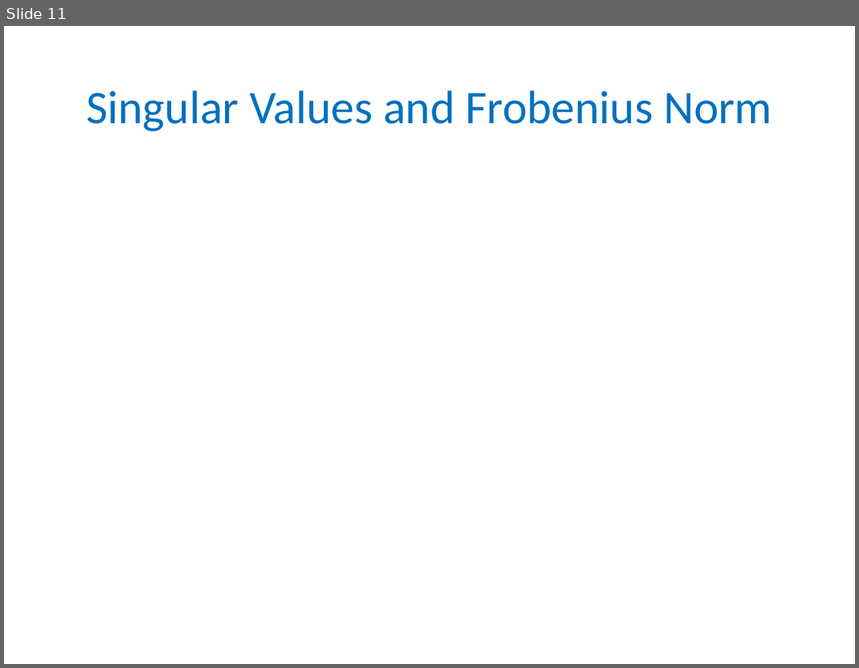
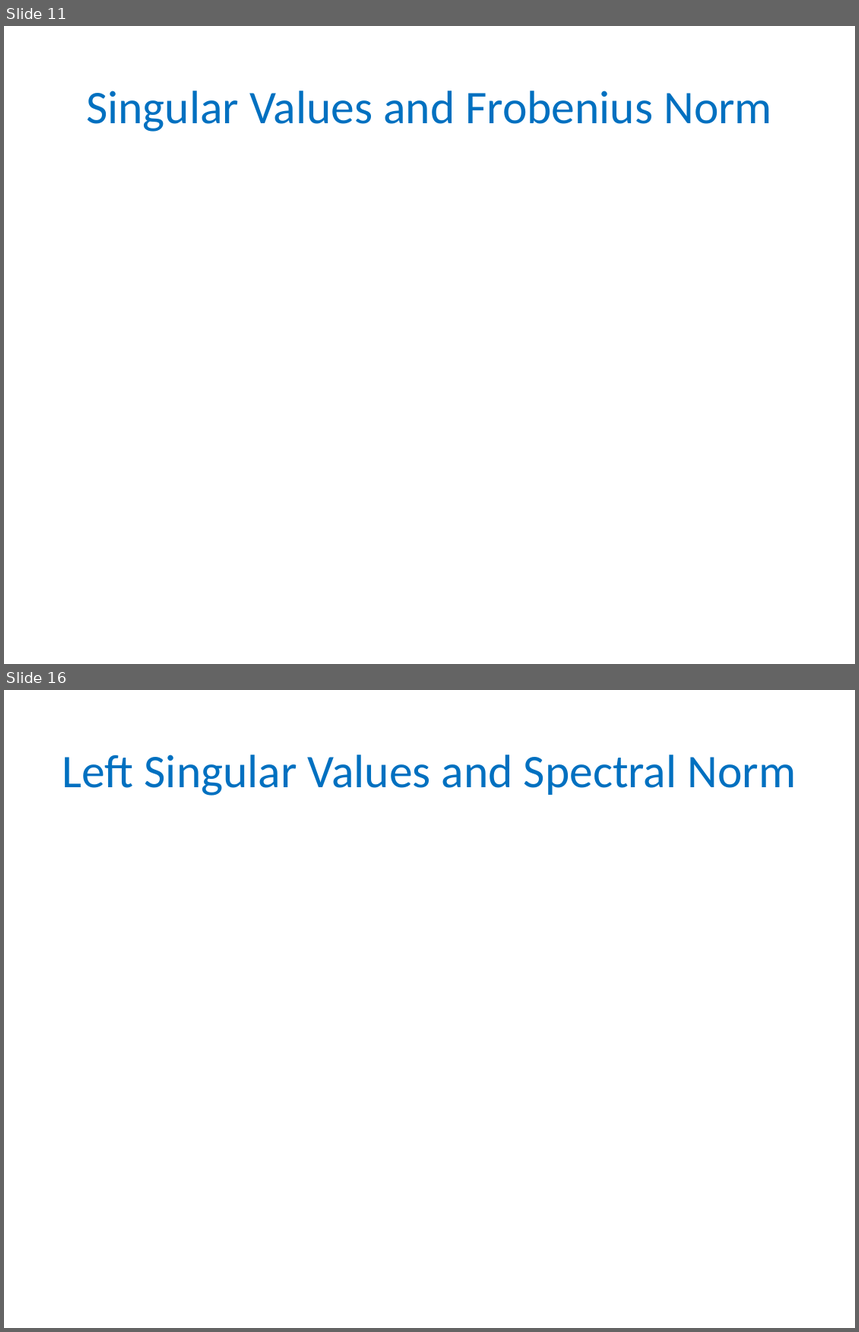
Before and after one commit to gyaroslavtsev/gyaroslavtsev.github.io, a slide deck: b609/lec04.pptx. Shown one above the other, each under a label of ours: slide 11 before the commit, slides 11 and 16 after it; the slides between them are not shown. The pictures are 859x668 and 859x1332 pixels, drawn with LibreOffice and Linux fonts; fonts in the diff are those of the drawing; grey boxes stand for pictures. Boxes give left, top, right and bottom in pixels: in the first picture for what was removed or moved away, otherwise in the second. Text is boxed around its words. In the diff, an @@ line names an element or a change of style, - is before the commit and + after.

```diff
--- a/b609/lec04.pptx
+++ b/b609/lec04.pptx
@@ slide 16 added at box(4, 690, 855, 1328), background #FFFFFF @@
@@ title added at box(63, 755, 796, 796), 39.6 pt, text #0070C0 @@
+Left Singular Values and Spectral Norm
```
Also in this commit, not shown: 1 slide changed, 9 other slides added, 4 other files.
